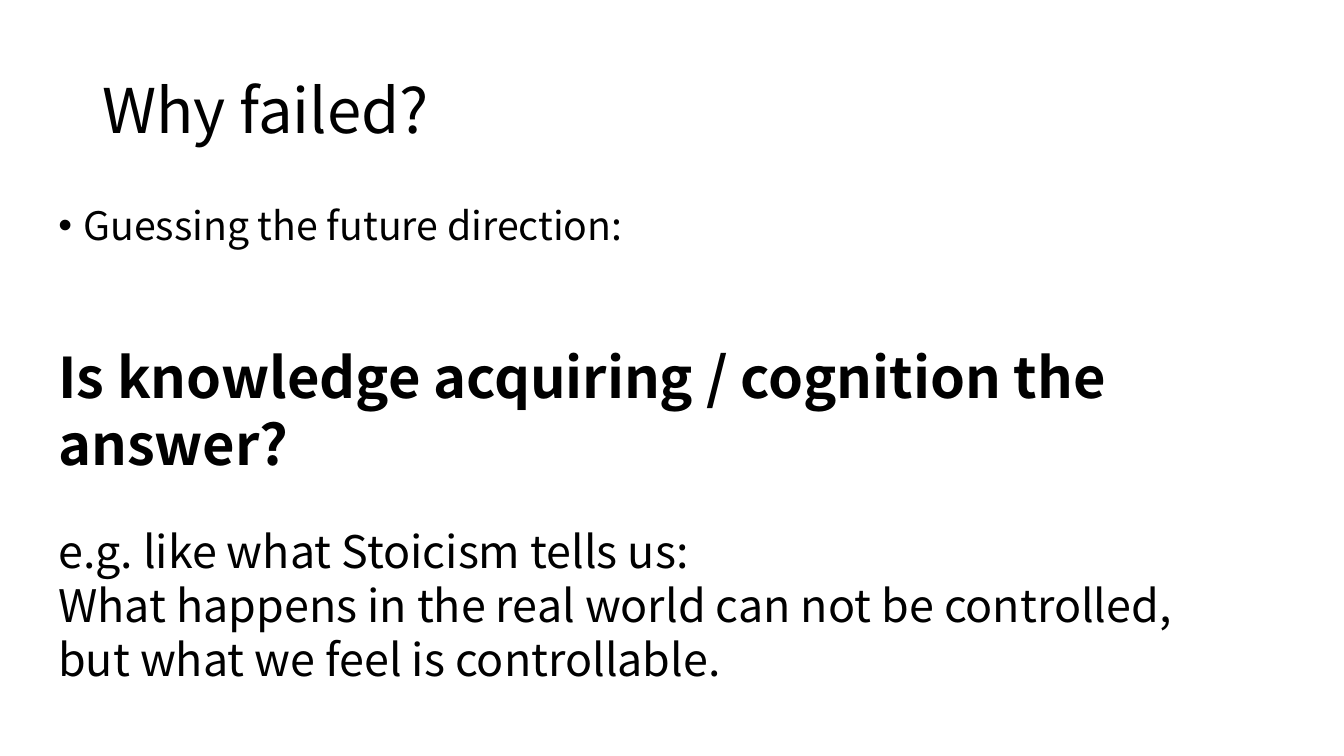
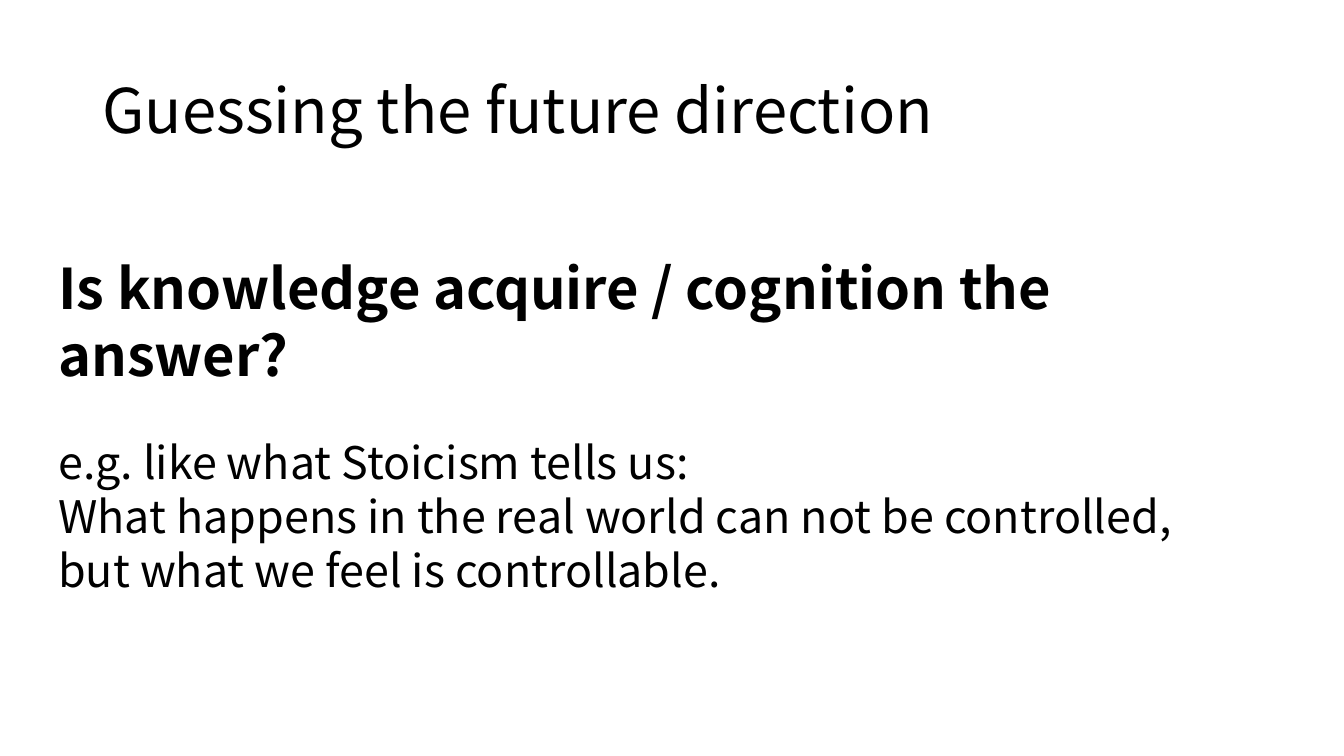
Before and after one commit to REDY-a/portfolio, a slide deck: slide 20 of maker/2 ER design v2.0.pptx (slide 18 before the commit). Drawn at 1344x756 pixels with LibreOffice and Linux fonts; fonts in the diff are those of the drawing; background and template pictures are left out. Boxes give left, top, right and bottom in pixels: in the first picture for what was removed or moved away, otherwise in the second. Text is boxed around its words. In the diff, an @@ line names an element or a change of style, - is before the commit and + after.

```diff
--- a/maker/2 ER design v2.0.pptx
+++ b/maker/2 ER design v2.0.pptx
@@ text at (102,83,933,149): text changed @@
-Why failed?
+Guessing the future direction
@@ text at (58,263,1051,377): text changed @@
-• Guessing the future direction:
-Is knowledge acquiring / cognition the answer?
+Is knowledge acquire / cognition the answer?
```
Also in this commit, not shown: 14 other slides changed, 3 slides added, 1 other file.
